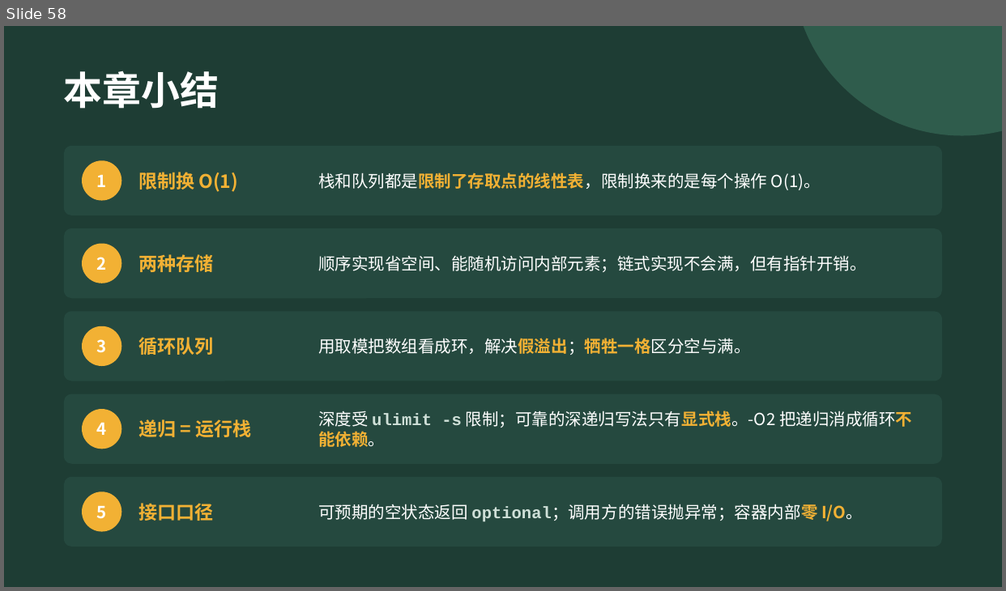
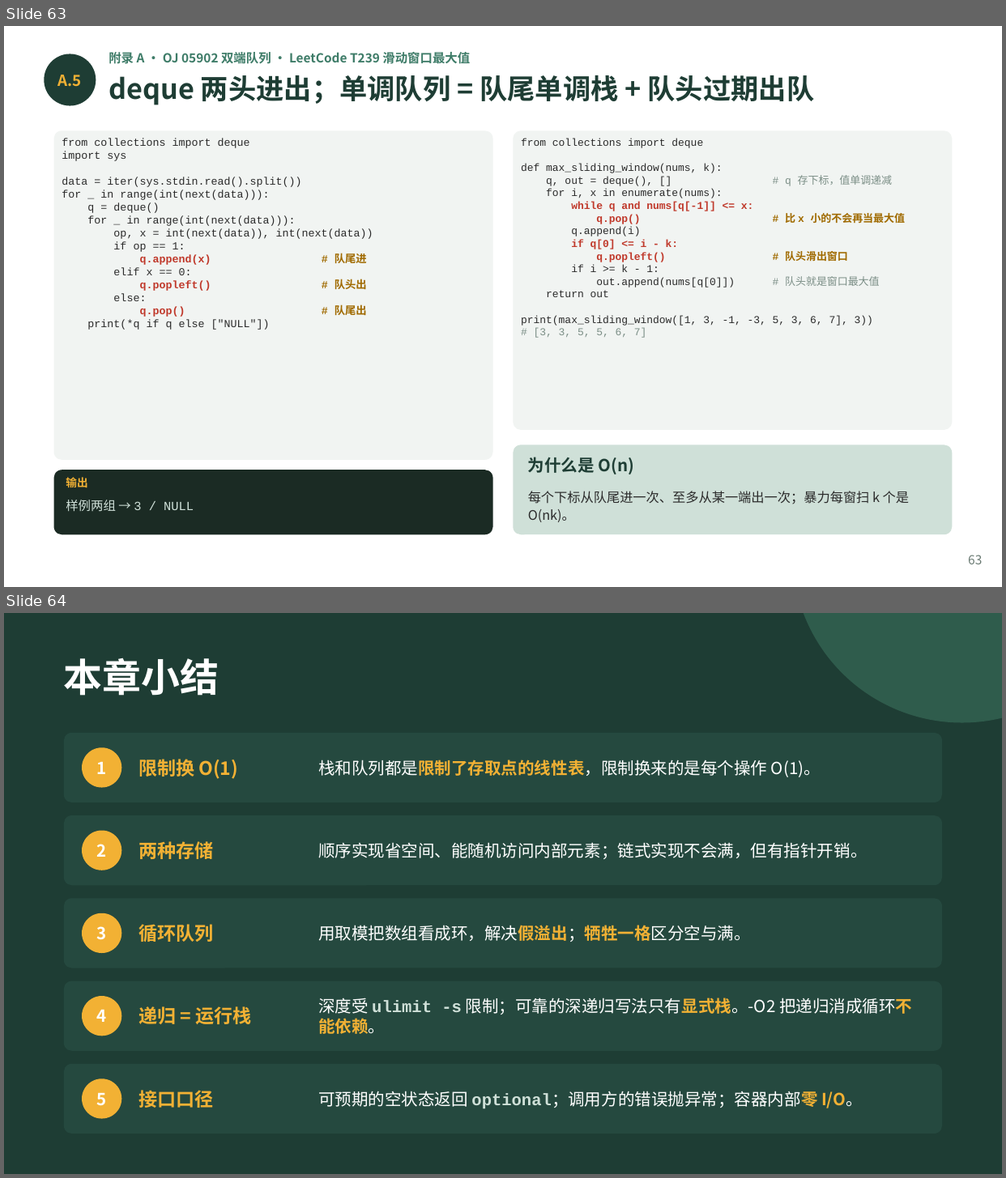
Before and after one commit to GMyhf/2026fall-cs201, a slide deck: courseware/202609_DSA_03_Stack_Queue.pptx. Shown one above the other, each under a label of ours: slide 58 before the commit, slides 63 and 64 after it. The pictures are 1006x591 and 1006x1178 pixels, drawn with LibreOffice and Linux fonts; fonts in the diff are those of the drawing. Boxes give left, top, right and bottom in pixels: in the first picture for what was removed or moved away, otherwise in the second. Text is boxed around its words. In the diff, an @@ line names an element or a change of style, - is before the commit and + after.

```diff
--- a/courseware/202609_DSA_03_Stack_Queue.pptx
+++ b/courseware/202609_DSA_03_Stack_Queue.pptx
@@ slide 63 added at [4,26,1002,587], background #FFFFFF @@
@@ ellipse added at [44,54,96,106], fill #1E3D34 @@
@@ text added at [108,52,470,64], 9 pt, text #3E7C68, bold @@
+附录 A · OJ 05902 双端队列 · LeetCode T239 滑动窗口最大值
@@ text added at [58,75,82,87], 11 pt, text #F2B134, bold @@
+A.5
@@ text added at [108,75,815,105], 20 pt, text #1E3D34, bold @@
+deque 两头进出；单调队列 = 队尾单调栈 + 队头过期出队
@@ rounded rectangle added at [54,130,493,460], fill #F1F4F2 @@
@@ text added at [62,139,373,330], 7.8 pt, text #2B2B2B @@
+from collections import deque
+import sys
+data = iter(sys.stdin.read().split())
+for _ in range(int(next(data))):
+q = deque()
+for _ in range(int(next(data))):
+op, x = int(next(data)), int(next(data))
+if op == 1:
+q.append(x) # 队尾进
+elif x == 0:
+q.popleft() # 队头出
+else:
+q.pop() # 队尾出
+print(*q if q else ["NULL"])
@@ rounded rectangle added at [513,130,952,430], fill #F1F4F2 @@
@@ text added at [521,139,905,338], 7.6 pt, text #2B2B2B @@
+from collections import deque
+def max_sliding_window(nums, k):
+q, out = deque(), [] # q 存下标，值单调递减
+for i, x in enumerate(nums):
+while q and nums[q[-1]] <= x:
+q.pop() # 比 x 小的不会再当最大值
+q.append(i)
+if q[0] <= i - k:
+q.popleft() # 队头滑出窗口
+if i >= k - 1:
+out.append(nums[q[0]]) # 队头就是窗口最大值
+return out
+print(max_sliding_window([1, 3, -1, -3, 5, 3, 6, 7], 3))
+# [3, 3, 5, 5, 6, 7]
@@ rounded rectangle added at [513,445,952,535], fill #CFE0D8 @@
@@ text added at [528,457,634,475], 12 pt, text #1E3D34, bold @@
+为什么是 O(n)
@@ rounded rectangle added at [54,470,493,535], fill #1B2B24 @@
@@ text added at [66,477,87,488], 8 pt, text #F2B134, bold @@
+输出
@@ text added at [66,500,194,512], 9 pt, text #CFE0D8 @@
+样例两组 → 3 / NULL
@@ text added at [528,491,909,523], 9.5 pt, text #2B2B2B @@
+每个下标从队尾进一次、至多从某一端出一次；暴力每窗扫 k 个是 O(nk)。
@@ text added at [968,555,982,565], 9 pt, text #6B7B74 @@
+63
@@ what was slide 58 is now slide 64 @@
```
Also in this commit, not shown: 2 slides changed, 5 other slides added, 2 other files.
